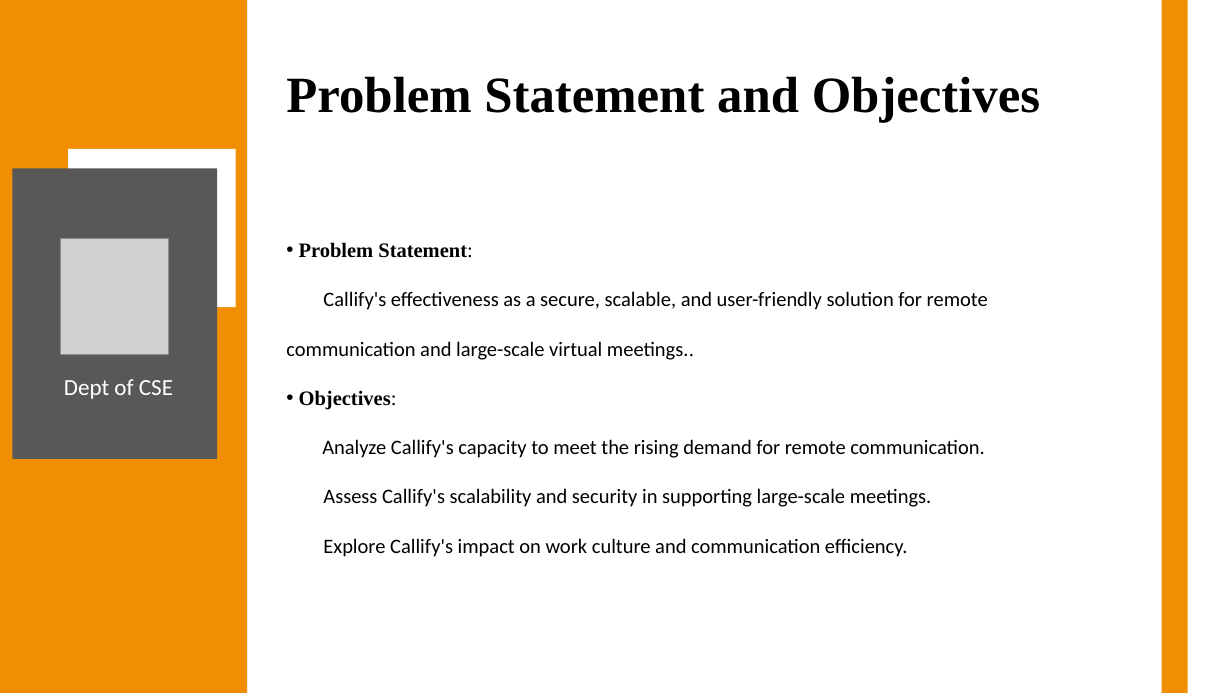
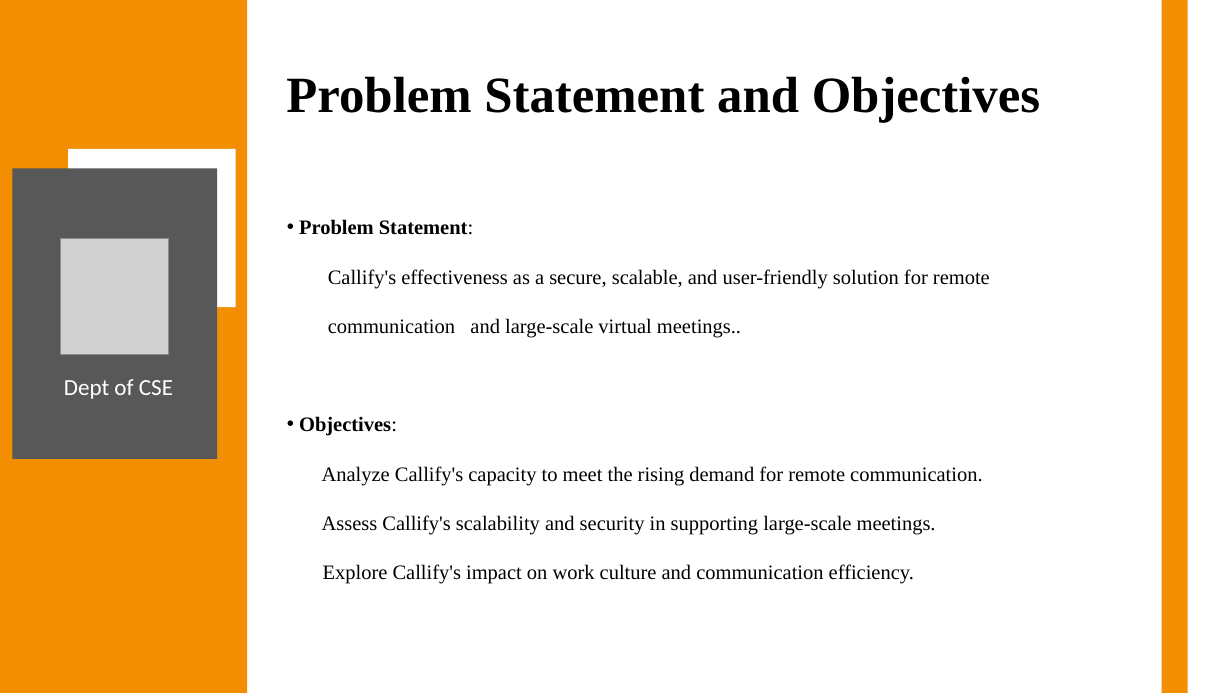
Before and after one commit to Anish202020/7th-Semester, a slide deck: slide 6 of Report & PPT/Project Work/Ppt/Callify Synopsis.pptx (slide 9 before the commit). Drawn at 1232x693 pixels with LibreOffice and Linux fonts; fonts in the diff are those of the drawing; grey boxes stand for pictures. Boxes give left, top, right and bottom in pixels: in the first picture for what was removed or moved away, otherwise in the second. Text is boxed around its words. In the diff, an @@ line names an element or a change of style, - is before the commit and + after.

```diff
--- a/Report & PPT/Project Work/Ppt/Callify Synopsis.pptx
+++ b/Report & PPT/Project Work/Ppt/Callify Synopsis.pptx
@@ text "Problem Statement:": place and size @@
-text "Problem Statement:" at [286, 242, 988, 557]
+text "Problem Statement:" at [299, 219, 990, 584]
@@ text at [328, 269, 990, 338]: text changed; font Calibri to Times New Roman @@
-Callify's effectiveness as a secure, scalable, and user-friendly solution for remote communication and large-scale virtual meetings..
+Callify's effectiveness as a secure, scalable, and user-friendly solution for remote
+communication and large-scale virtual meetings..
@@ text at [322, 466, 982, 584]: font Calibri to Times New Roman in "Analyze Callify's capacity to meet the rising ...", "Assess Callify's scalability and security in supporting ...", "Explore Callify's impact on work culture and ..." @@
```
Also in this commit, not shown: 13 other slides changed, 5 slides removed.
